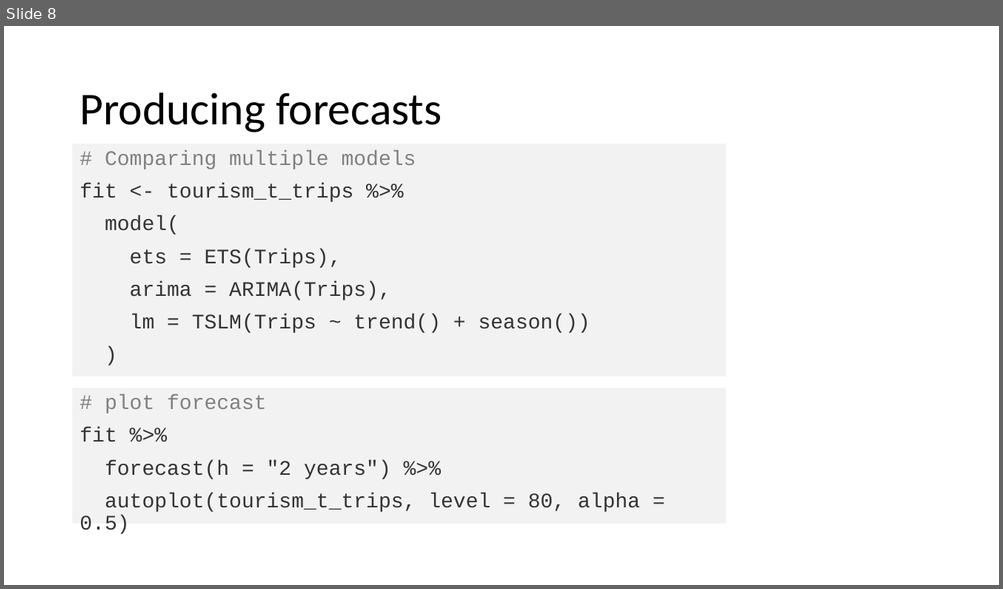
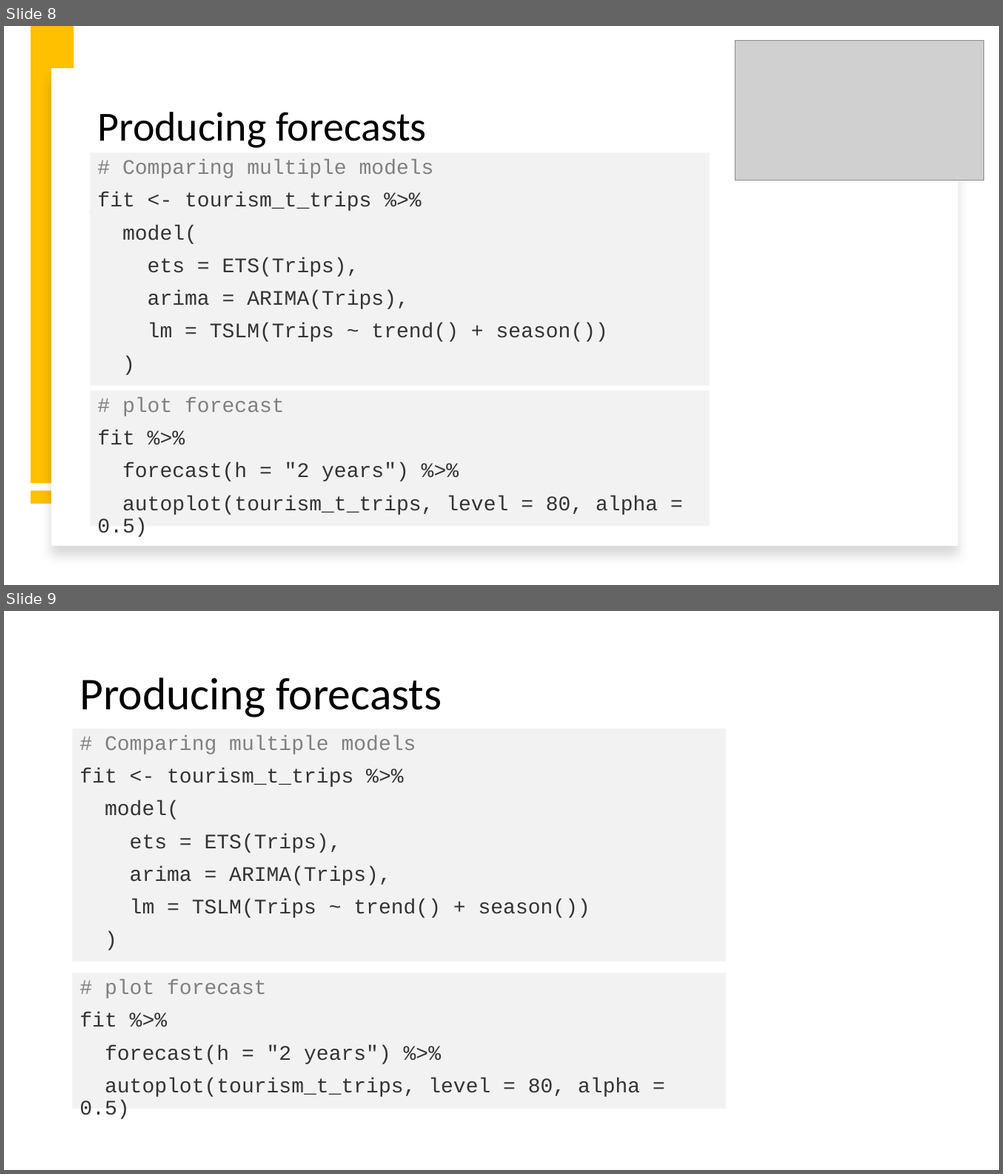
Before and after one commit to intro-to-data-science-22-workshop/-14-temporal-data-with-tsibble-and-fable-Samson-Krafft, a slide deck: tsibble and fable.pptx. Shown one above the other, each under a label of ours: slide 8 before the commit, slides 8 and 9 after it. The pictures are 1003x589 and 1003x1174 pixels, drawn with LibreOffice and Linux fonts; fonts in the diff are those of the drawing; grey boxes stand for pictures; background and template pictures are left out. Boxes give left, top, right and bottom in pixels: in the first picture for what was removed or moved away, otherwise in the second. Text is boxed around its words. In the diff, an @@ line names an element or a change of style, - is before the commit and + after.

```diff
--- a/tsibble and fable.pptx
+++ b/tsibble and fable.pptx
@@ slide 8 added at [4,26,999,585], background #FFFFFF @@
@@ rectangle added at [31,27,74,484], fill #FFC000 @@
@@ picture added at [735,41,984,181] @@
@@ rectangle added at [51,68,958,547], fill #FFFFFF @@
@@ title added at [98,112,427,148], 40 pt, text #000000 @@
+Producing forecasts
@@ rectangle added at [90,153,709,386], fill #F2F2F2, 20 pt, text #333333 @@
+# Comparing multiple models
+fit <- tourism_t_trips %>%
+model(
+ets = ETS(Trips),
+arima = ARIMA(Trips),
+lm = TSLM(Trips ~ trend() + season())
+)
@@ rectangle added at [90,211,492,213], fill #FFC000 @@
@@ rectangle added at [90,391,709,527], fill #F2F2F2, 20 pt, text #333333 @@
+# plot forecast
+fit %>%
+forecast(h = "2 years") %>%
+autoplot(tourism_t_trips, level = 80, alpha = 0.5)
@@ rectangle added at [31,491,74,503], fill #FFC000 @@
@@ what was slide 8 is now slide 9 @@
```
Also in this commit, not shown: 2 slides changed.
